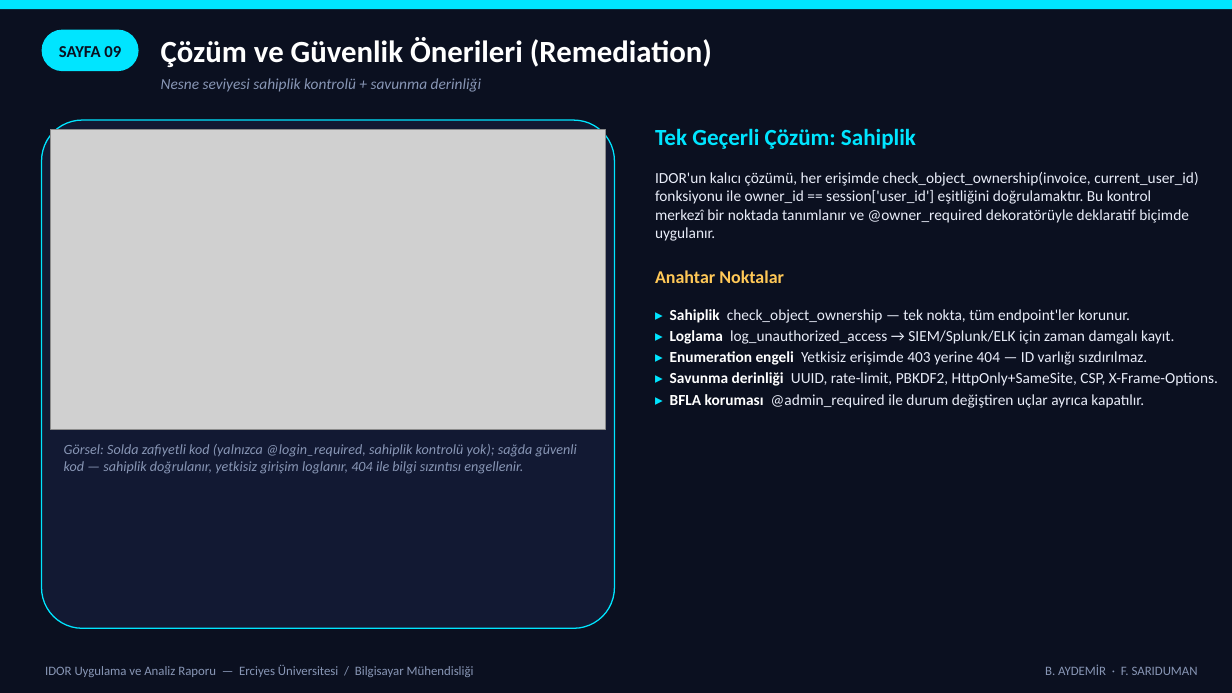
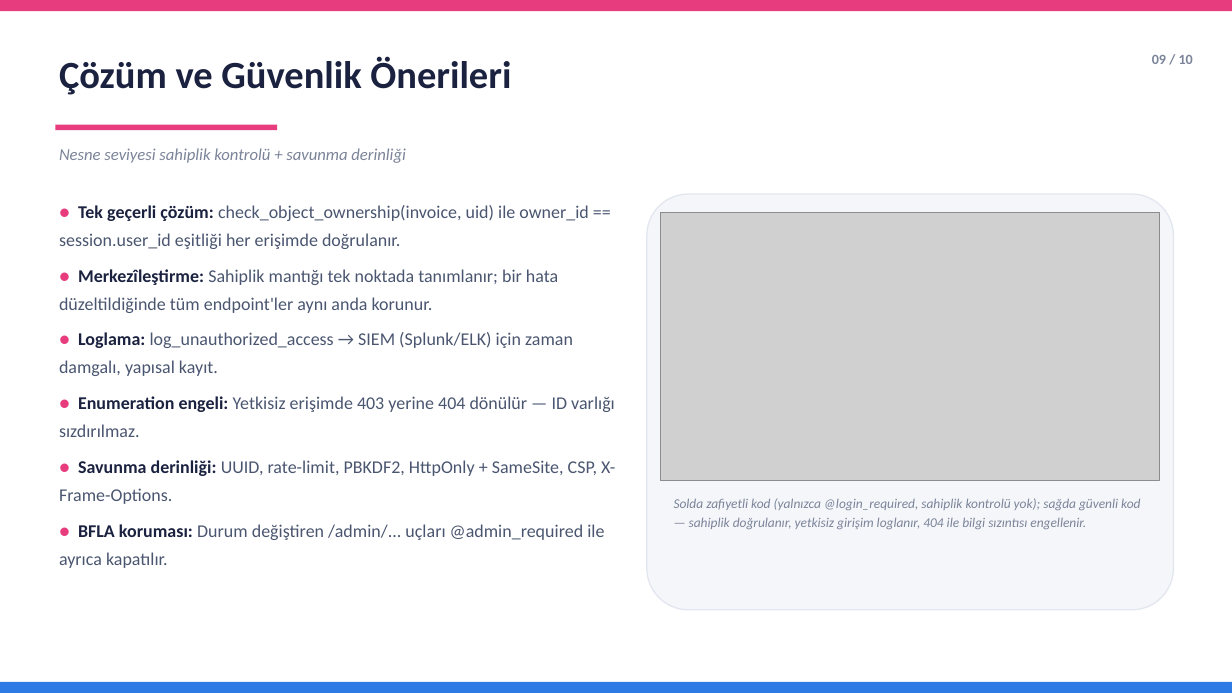
Before and after one commit to aydemirbrkay/IDOR, a slide deck: slide 10 of IDOR_Sunum.pptx. Drawn at 1232x693 pixels with LibreOffice and Linux fonts; fonts in the diff are those of the drawing; grey boxes stand for pictures. Boxes give left, top, right and bottom in pixels: in the first picture for what was removed or moved away, otherwise in the second. Text is boxed around its words. In the diff, an @@ line names an element or a change of style, - is before the commit and + after.

```diff
--- a/IDOR_Sunum.pptx
+++ b/IDOR_Sunum.pptx
@@ rectangle at (0,0,1232,11): fill #00E5FF to #E73C7E @@
@@ rectangle removed at (0,0,1232,693) @@
@@ rounded rectangle removed at (42,30,139,71) @@
@@ text "Çözüm ve Güvenlik Önerileri" at (59,56,511,95): vertical alignment middle to top @@
@@ text at (59,56,511,95): text changed; size 24 to 30 pt; text colour #FFFFFF to #1B2240 @@
-Çözüm ve Güvenlik Önerileri (Remediation)
+Çözüm ve Güvenlik Önerileri
@@ text "09 / 10" at (1152,55,1193,64): vertical alignment middle to top @@
@@ text at (1152,55,1193,64): text changed; size 13 to 11 pt; text colour #0B1020 to #7B8499 @@
-SAYFA 09
+09 / 10
@@ rounded rectangle removed at (42,120,615,628) @@
@@ picture removed at (51,129,605,430) @@
@@ text "Nesne seviyesi sahiplik kontrolü + ...": place and size @@
-text "Nesne seviyesi sahiplik kontrolü + ..." at (161,78,481,92)
+text "Nesne seviyesi sahiplik kontrolü + ..." at (59,148,406,163)
@@ text "Nesne seviyesi sahiplik kontrolü + ..." at (59,148,406,163): size 12 to 13 pt, text colour #8896B5 to #7B8499; line spacing 1 to 1.15 @@
@@ rectangle added at (55,125,277,130), fill #E73C7E @@
@@ text removed at (655,128,916,149) @@
-Tek Geçerli Çözüm: Sahiplik
@@ text removed at (655,172,1198,241) @@
-IDOR'un kalıcı çözümü, her erişimde check_object_ownership(invoice, current_user_id) fonksiyonu ile owner_id == session['user_id'] eşitliğini doğrulamaktır. Bu kontrol merkezî bir noktada tanımlanır ve @owner_required dekoratörüyle deklaratif biçimde uygulanır.
@@ text at (59,205,615,568): text changed; size 12 to 14 pt; text colour #E8ECF8 to #4A5570 @@
-▸ Sahiplik check_object_ownership — tek nokta, tüm endpoint'ler korunur.
-▸ Loglama log_unauthorized_access → SIEM/Splunk/ELK için zaman damgalı kayıt.
-▸ Enumeration engeli Yetkisiz erişimde 403 yerine 404 — ID varlığı sızdırılmaz.
-▸ Savunma derinliği UUID, rate-limit, PBKDF2, HttpOnly+SameSite, CSP, X-Frame-Options.
-▸ BFLA koruması @admin_required ile durum değiştiren uçlar ayrıca kapatılır.
+● Tek geçerli çözüm: check_object_ownership(invoice, uid) ile owner_id == session.user_id eşitliği her erişimde doğrulanır.
+● Merkezîleştirme: Sahiplik mantığı tek noktada tanımlanır; bir hata düzeltildiğinde tüm endpoint'ler aynı anda korunur.
+● Loglama: log_unauthorized_access → SIEM (Splunk/ELK) için zaman damgalı, yapısal kayıt.
+● Enumeration engeli: Yetkisiz erişimde 403 yerine 404 dönülür — ID varlığı sızdırılmaz.
+● Savunma derinliği: UUID, rate-limit, PBKDF2, HttpOnly + SameSite, CSP, X-Frame-Options.
+● BFLA koruması: Durum değiştiren /admin/... uçları @admin_required ile ayrıca kapatılır.
@@ rounded rectangle added at (647,194,1174,610), fill #F4F6FA, outline #E2E6EE 1 pt @@
@@ picture added at (661,213,1160,481) @@
@@ text removed at (655,270,784,283) @@
-Anahtar Noktalar
@@ text at (674,498,1140,529): text changed; size 11 to 10.5 pt; text colour #8896B5 to #7B8499 @@
-Görsel: Solda zafiyetli kod (yalnızca @login_required, sahiplik kontrolü yok); sağda güvenli kod — sahiplik doğrulanır, yetkisiz girişim loglanır, 404 ile bilgi sızıntısı engellenir.
+Solda zafiyetli kod (yalnızca @login_required, sahiplik kontrolü yok); sağda güvenli kod — sahiplik doğrulanır, yetkisiz girişim loglanır, 404 ile bilgi sızıntısı engellenir.
@@ rectangle added at (0,682,1232,693), fill #2D7AE5 @@
@@ text removed at (45,665,474,677) @@
-IDOR Uygulama ve Analiz Raporu — Erciyes Üniversitesi / Bilgisayar Mühendisliği
@@ text removed at (1045,664,1198,675) @@
-B. AYDEMİR · F. SARIDUMAN
```
Also in this commit, not shown: 11 other slides changed.
